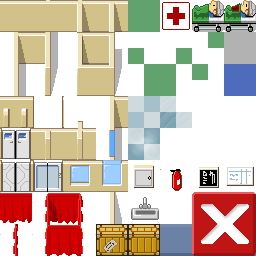
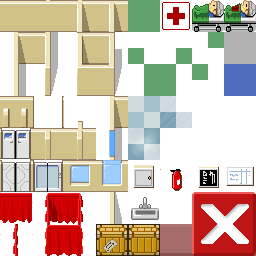
Two versions of the same layered image (256x256). Layer-by-layer changes:
painted on "walls_tall" over bbox(160, 224, 256, 256)
